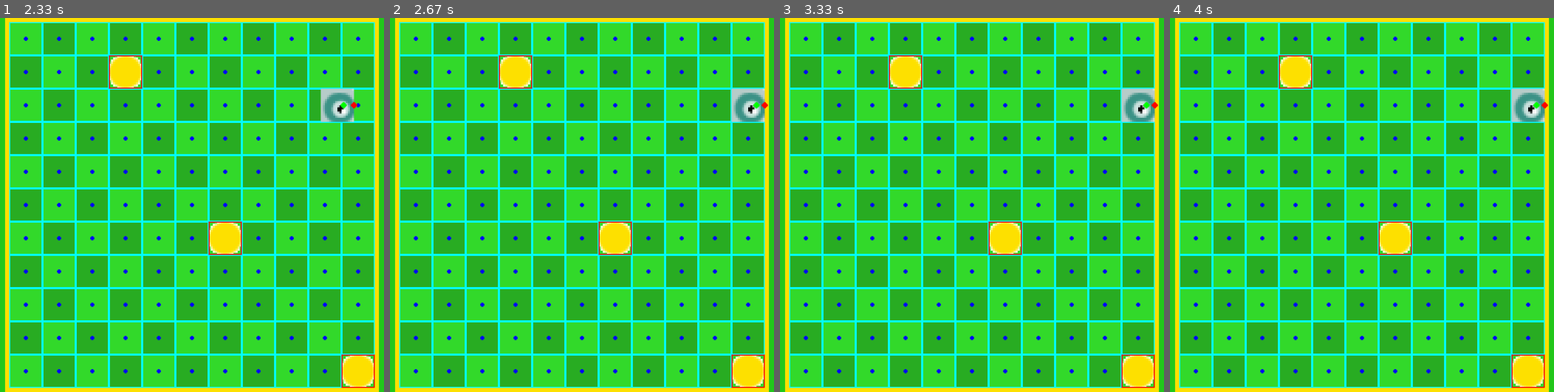
Above: before the commit, frames 1-4 (left to right).
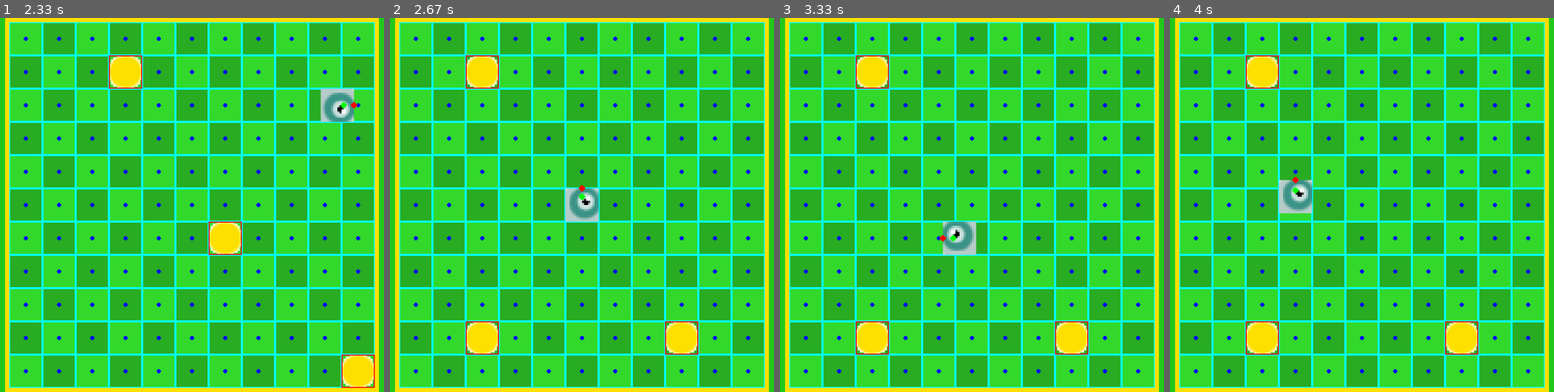
Above: after the commit, the same moments.

Repository: LZX1000/College-I
Game: pygame game, started from Snake2.py
Same seed, same stepped clock (60 frames per second), same inputs: the game is played once before the commit and once after it.
Inputs:
- Up to frame 1 (2.33 s): hold Right 0.33-0.8 s; hold Up 0.83-1.13 s; hold Right 1.17-1.63 s; hold Up 1.67-2.2 s; tap D at 2.23 s
- Up to frame 2 (2.67 s): tap Enter at 2.57 s
- Up to frame 3 (3.33 s): hold Down 2.9-3.2 s; hold Left from 3.23 s (still down)
- Up to frame 4 (4 s): release Left at 3.63 s; hold Up from 3.67 s (still down)

Frame 1 is identical in both runs. In frame 2, 6.2% of the frame differs, in the area x 19-99%, y 9-100%; in frame 3, 6.2%; in frame 4, 6.2%.

Commit message:
Menu mostly working

Diff:
--- a/Snake2.py
+++ b/Snake2.py
@@ -206,19 +206,9 @@
     # # Background
     background_pos = pygame.Vector2(internal_width // 2, internal_height // 2)
     background = Backgrounds(background_pos)
-    # Player Settings
-    movement_speed = 120
-    tail_list = []
-    player_pos = pygame.Vector2((internal_width // 2), (internal_height // 2))
-    # # Food Settings
-    max_food = 3
-    food_list = []
-
-    player = GamePlayer(player_pos)
-    player_movement = (0, 0)
+
     running = True
-    free = True
-    requested_movement = False
+    new = True
     gamestate = "game"
     max_fps = 60
     dt = 0
@@ -239,14 +229,27 @@
 
             # Render in 640x360
             internal_surface.fill((0, 0, 0)) # Sub-background
-            background.menu_update(internal_surface, background_pos)
-            player.update(internal_surface, player_pos)
+            background.menu.update(internal_surface, background_pos)
 
             # Upscale to 1920x1080
             scaled_surface = pygame.transform.scale(internal_surface, screen_size)
             screen.blit(scaled_surface, (0, 0))
 
         elif gamestate == "game":
+            if new:
+                # Player Settings
+                movement_speed = 120
+                tail_list = []
+                player_pos = pygame.Vector2((internal_width // 2), (internal_height // 2))
+                # # Food Settings
+                max_food = 3
+                food_list = []
+                # # General Initialization
+                player = GamePlayer(player_pos)
+                player_movement = (0, 0)
+                new = False
+                free = True
+                requested_movement = False
             # Misc inputs
             if keys[pygame.K_ESCAPE]:
                 gamestate = "menu"
@@ -302,11 +305,7 @@
                 player_pos.x += player_movement[0] * movement_speed * dt
                 player_pos.y += player_movement[1] * movement_speed * dt
             else:
-                requested_movement = False
-                gamestate = "menu"
-
-            # Player bounds
-            if not background.grass.rect.collidepoint(player.nose.pos):
+                new = True
                 gamestate = "menu"
 
             # Render in 640x360
@@ -327,9 +326,9 @@
             scaled_surface = pygame.transform.scale(internal_surface, screen_size)
             screen.blit(scaled_surface, (0, 0))
 
-            pygame.display.flip()
-            # Tick Speed
-            dt = clock.tick(max_fps) / 1000
+        pygame.display.flip()
+        # Tick Speed
+        dt = clock.tick(max_fps) / 1000
 
 if __name__ == "__main__":
     main()
